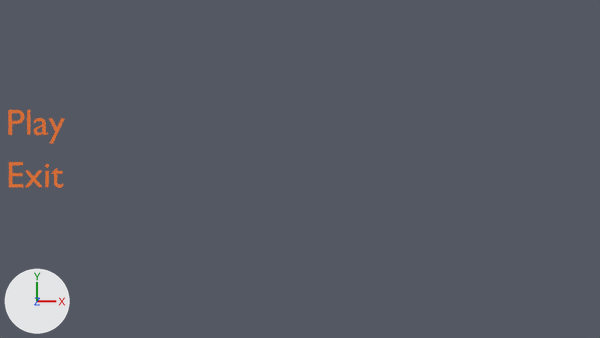
An edit to the Blender file xxmasterxx/WollahgunClientMetMenuEnGameOver.blend, drawn before and after from the same camera.
The view is the same before and after, from the file's camera 'Camera.001'. The axes (+X, +Y, +Z) are drawn at lower left. The lights are the same throughout.

Names of what the first picture shows: 'Text.001', 'Text.004'.
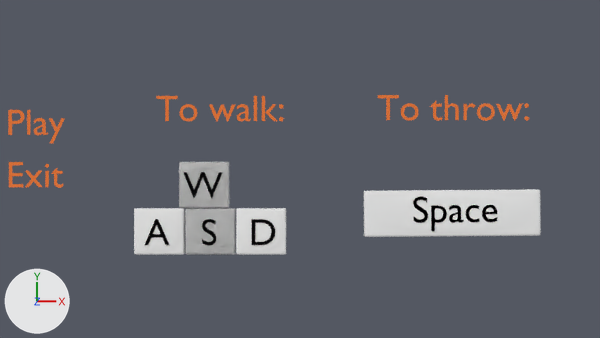
Boxes (x1, y1, x2, y2) around the edits, measured in the pictures (600 x 338 px):
'Cube.001', added
    after: (364, 189, 541, 237)
'Cube.004', added
    after: (185, 208, 236, 255)
'Cube.006', added
    after: (134, 208, 185, 255)
'Cube.005', added
    after: (236, 208, 286, 255)
'Cube.003', added
    after: (179, 162, 229, 208)
'Text.013', added (orange)
    after: (378, 95, 529, 121)
'Text.014', added (orange)
    after: (156, 96, 283, 121)
'Text.007', added
    after: (413, 196, 497, 231)
'Text.011', added
    after: (183, 172, 222, 198)
'Text.009', added
    after: (252, 219, 275, 245)
'Text.008', added
    after: (145, 219, 169, 245)
'Text.010', added
    after: (202, 219, 216, 245)

What changed in the scene script:
```text
Add me_cutext_012:
    me_cutext_012.from_pydata([(0.362, 0.686, 0.0), (0.293, 0.686, 0.0), (0.0, 0.0, 0.0), (0.1, 0.0, 0.0), (0.186, 0.201, 0.0), (0.476, 0.201, 0.0), (0.567, 0.0, 0.0), (0.667, 0.0, 0.0), (0.326, 0.536, 0.0), (0.436, 0.289, 0.0), (0.224, 0.289, 0.0)], [], [(2, 0, 1), (2, 8, 0), (8, 7, 0), (2, 10, 8), (9, 7, 8), (2, 4, 10), (4, 9, 10), (4, 5, 9), (5, 7, 9), (2, 3, 4), (6, 7, 5)])
    me_cutext_012.materials.append(mat_material_008)  # black #0a0a0a
Add ob_cube_006:
    ob_cube_006 = bpy.data.objects.new('Cube.006', me_cube_006)  # 36 vertices, 34 faces; spans x -0.61..0.61, y -2.32..2.32, z 0.01..0.28; in mat_material_007 (white #e7e7e7); modifiers SUBSURF
    ob_cube_006.location = (-3.6, -1.34, 0.0)
    ob_cube_006.rotation_euler = (0.0, 0.0, -1.571)  # degrees (0, 0, -90)
    ob_cube_006.scale = (1.02, 0.287, 1.02)
Add ob_cube_005:
    ob_cube_005 = bpy.data.objects.new('Cube.005', me_cube_006.copy())  # modifiers SUBSURF
    ob_cube_005.location = (-0.87, -1.34, 0.0)
    ob_cube_005.rotation_euler = (0.0, 0.0, -1.571)  # degrees (0, 0, -90)
    ob_cube_005.scale = (1.02, 0.287, 1.02)
Add ob_cube_004:
    ob_cube_004 = bpy.data.objects.new('Cube.004', me_cube_006.copy())  # modifiers SUBSURF
    ob_cube_004.location = (-2.23, -1.34, 0.0)
    ob_cube_004.rotation_euler = (0.0, 0.0, -1.571)  # degrees (0, 0, -90)
    ob_cube_004.scale = (1.02, 0.287, 1.02)
Add ob_cube_003:
    ob_cube_003 = bpy.data.objects.new('Cube.003', me_cube_006.copy())  # modifiers SUBSURF
    ob_cube_003.location = (-2.4, -0.09, 0.0)
    ob_cube_003.rotation_euler = (0.0, 0.0, -1.571)  # degrees (0, 0, -90)
    ob_cube_003.scale = (1.02, 0.287, 1.02)
Add ob_text_008:
    ob_text_008 = bpy.data.objects.new('Text.008', me_cutext_012)
    ob_text_008.parent = ob_cube_002
    ob_text_008.location = (0.349, -1.738, 0.291)
    ob_text_008.rotation_euler = (0.0, 0.0, 1.571)  # degrees (0, 0, 90)
Add ob_cube_002:
    ob_cube_002 = bpy.data.objects.new('Cube.002', me_cube_006.copy())  # modifiers SUBSURF
    ob_cube_002.location = (-2.23, -1.34, 0.0)
    ob_cube_002.rotation_euler = (0.0, 0.0, -1.571)  # degrees (0, 0, -90)
    ob_cube_002.scale = (1.02, 0.287, 1.02)
Add ob_text_009:
    ob_text_009 = bpy.data.objects.new('Text.009', me_cutext_011)  # 54 vertices, 54 faces; spans x 0.076..0.704, y 0.0..0.682, z 0.0; in mat_material_008 (black #0a0a0a)
    ob_text_009.parent = ob_cube_002
    ob_text_009.location = (0.349, 1.036, 0.291)
    ob_text_009.rotation_euler = (0.0, 0.0, 1.571)  # degrees (0, 0, 90)
Add ob_text_010:
    ob_text_010 = bpy.data.objects.new('Text.010', me_cutext_010)  # 122 vertices, 120 faces; spans x 0.04..0.426, y -0.009..0.691, z 0.0; in mat_material_008 (black #0a0a0a)
    ob_text_010.parent = ob_cube_002
    ob_text_010.location = (0.349, -0.247, 0.291)
    ob_text_010.rotation_euler = (0.0, 0.0, 1.571)  # degrees (0, 0, 90)
Add ob_text_011:
    ob_text_011 = bpy.data.objects.new('Text.011', me_cutext_013)  # 13 vertices, 11 faces; spans x 0.0..1.041, y -0.006..0.682, z 0.0; in mat_material_008 (black #0a0a0a)
    ob_text_011.parent = ob_cube_007
    ob_text_011.location = (0.349, -0.537, 0.291)
    ob_text_011.rotation_euler = (0.0, 0.0, 1.571)  # degrees (0, 0, 90)
Add ob_cube_007:
    ob_cube_007 = bpy.data.objects.new('Cube.007', me_cube_006.copy())  # modifiers SUBSURF
    ob_cube_007.location = (-2.4, -0.09, 0.0)
    ob_cube_007.rotation_euler = (0.0, 0.0, -1.571)  # degrees (0, 0, -90)
    ob_cube_007.scale = (1.02, 0.287, 1.02)
Add ob_text_007:
    ob_text_007 = bpy.data.objects.new('Text.007', me_cutext_000)  # 571 vertices, 567 faces; spans x 0.04..2.27, y -0.23..0.69, z 0.0; in mat_material_006 (black #000000)
    ob_text_007.parent = ob_cube_001
    ob_text_007.location = (0.232, -1.094, 0.29)
    ob_text_007.rotation_euler = (0.0, 0.0, 1.571)  # degrees (0, 0, 90)
Add ob_cube_001:
    ob_cube_001 = bpy.data.objects.new('Cube.001', me_cube_003)  # 36 vertices, 34 faces; spans x -0.61..0.61, y -2.32..2.32, z 0.01..0.28; in mat_material (white #e7e7e7); modifiers SUBSURF
    ob_cube_001.location = (4.23, -0.85, 0.0)
    ob_cube_001.rotation_euler = (0.0, 0.0, 4.72)  # degrees (0, 0, 270)
    ob_cube_001.scale = (1.02, 1.02, 1.02)
Add ob_text_013:
    ob_text_013 = bpy.data.objects.new('Text.013', me_cutext_008)  # 479 vertices, 465 faces; spans x 0.02..4.1, y -0.01..0.68, z 0.0; in mat_menu (orange #e7783b)
    ob_text_013.location = (2.25, 1.65, 0.0)
Add ob_text_014:
    ob_text_014 = bpy.data.objects.new('Text.014', me_cutext_009)  # 401 vertices, 387 faces; spans x 0.02..3.45, y -0.01..0.68, z 0.0; in mat_menu_002 (orange #e7783b)
    ob_text_014.location = (-3.73, 1.63, 0.0)
```
